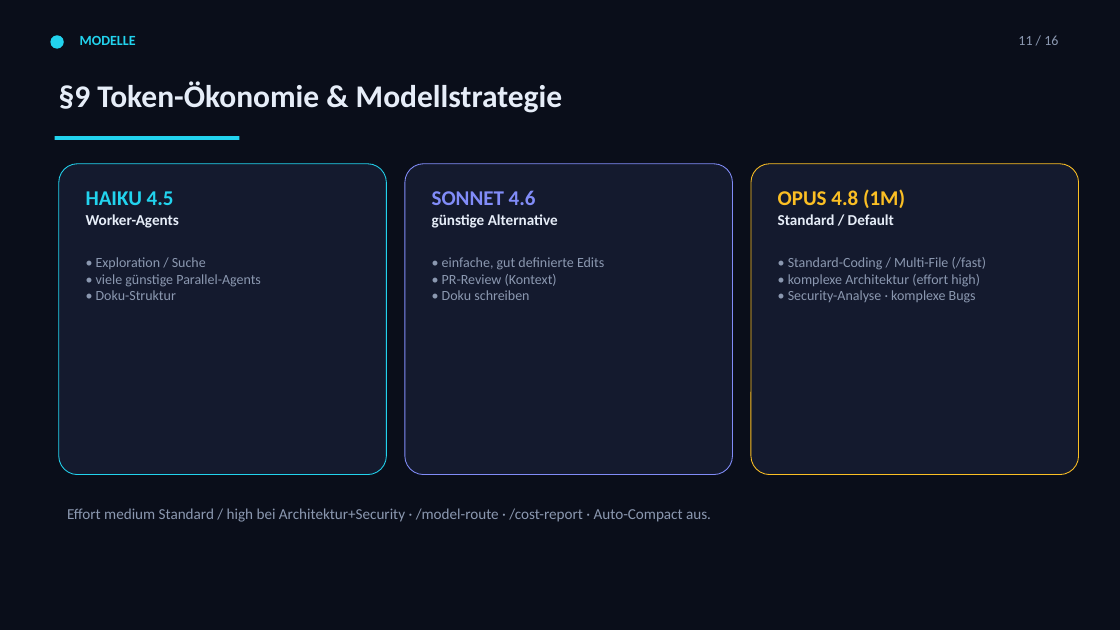
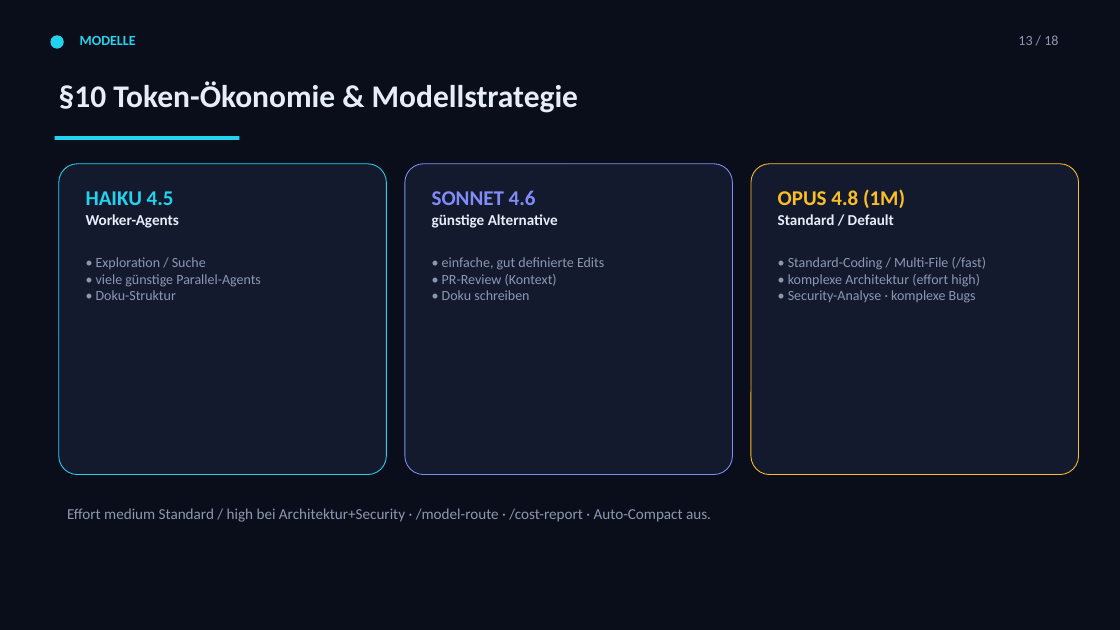
Before and after one commit to Paulee8155/Claude-Code-BestPractice, a slide deck: slide 14 of docs/ECC-Harness-Guide.de.pptx (slide 12 before the commit). Drawn at 1120x630 pixels with LibreOffice and Linux fonts; fonts in the diff are those of the drawing. Boxes give left, top, right and bottom in pixels: in the first picture for what was removed or moved away, otherwise in the second. Text is boxed around its words. In the diff, an @@ line names an element or a change of style, - is before the commit and + after.

```diff
--- a/docs/ECC-Harness-Guide.de.pptx
+++ b/docs/ECC-Harness-Guide.de.pptx
@@ text at box(1018, 35, 1058, 45): text changed @@
-11 / 16
+13 / 18
@@ text at box(59, 81, 578, 113): text changed @@
-§9 Token-Ökonomie & Modellstrategie
+§10 Token-Ökonomie & Modellstrategie
```
Also in this commit, not shown: 15 other slides changed, 2 slides added, 2 other files.
